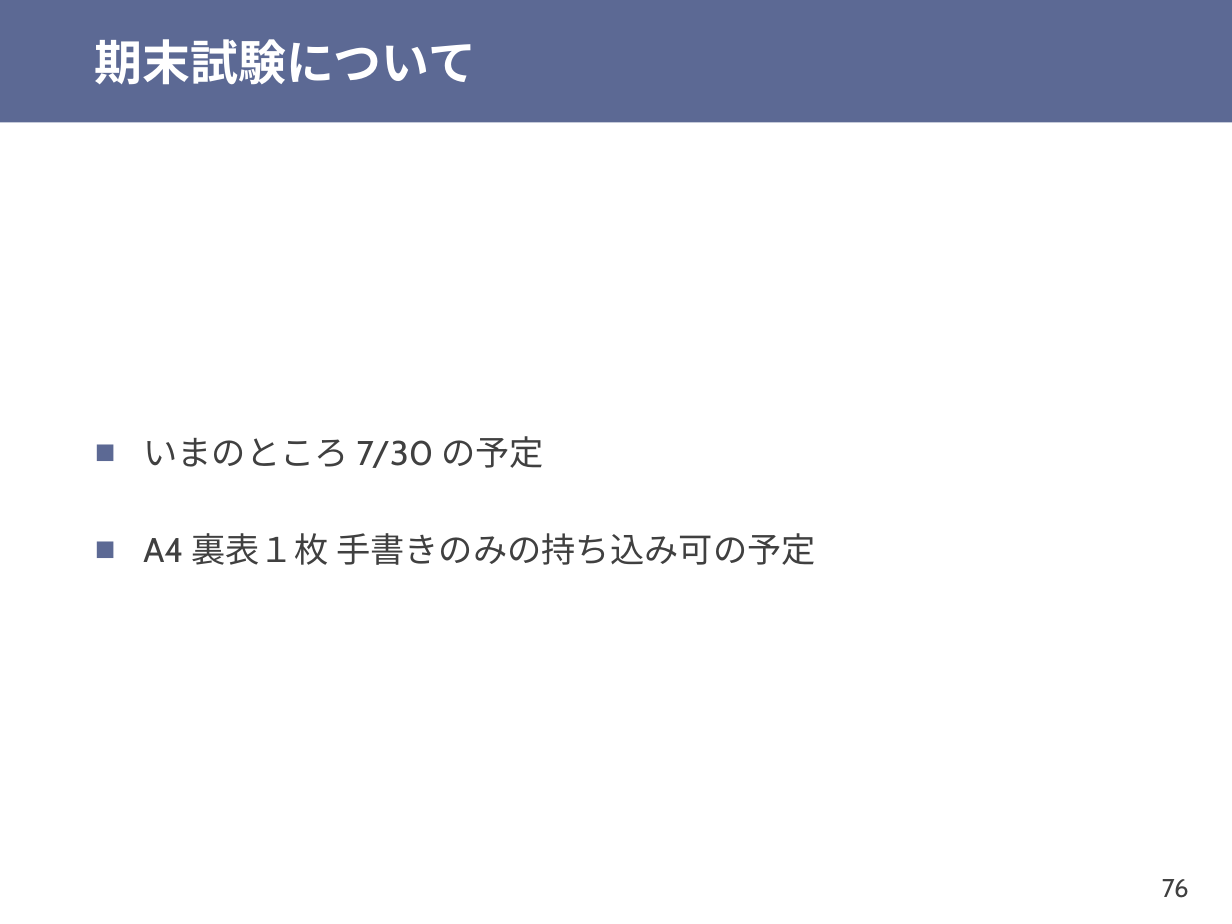
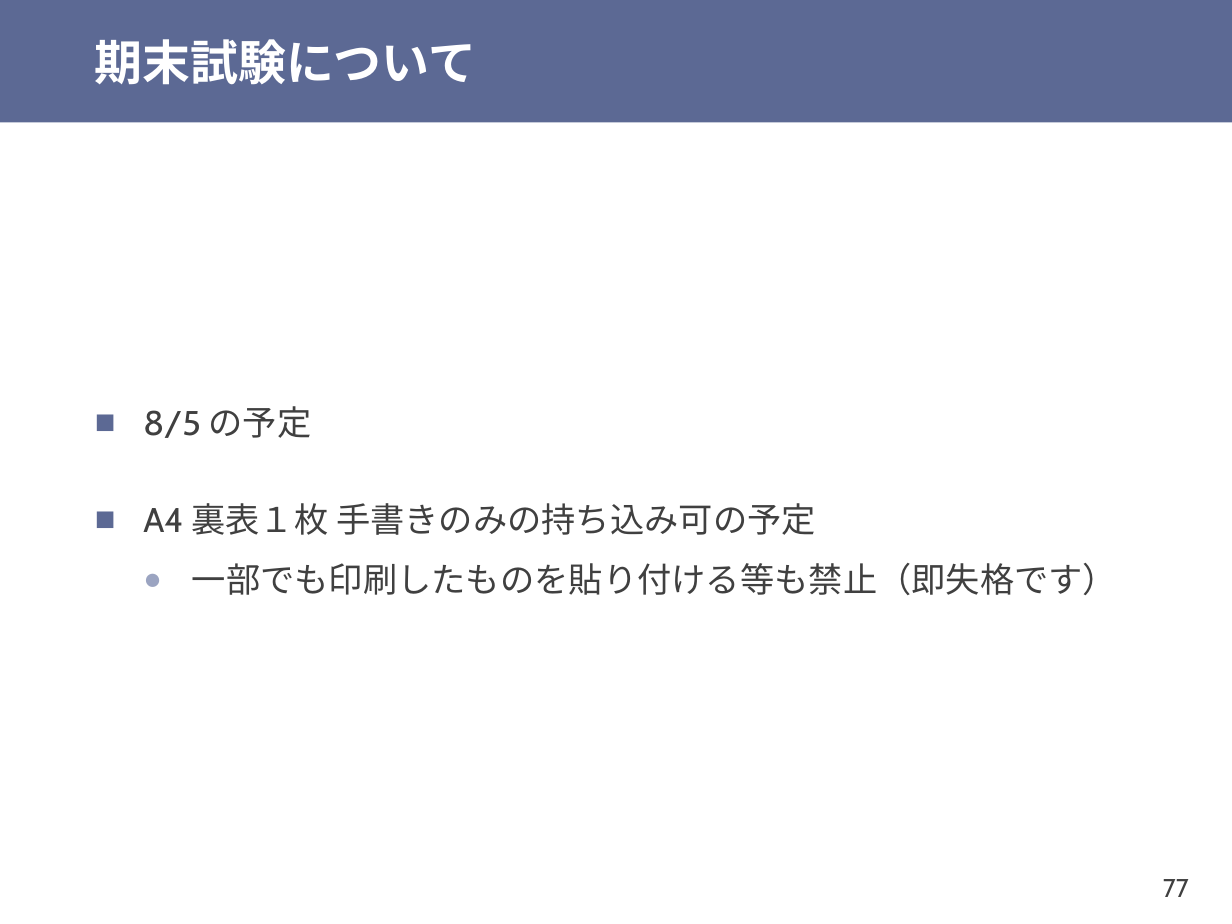
Before and after one commit to shioyadan/otya-computer-architecture-i, a slide deck: slide 77 of cai-shioya-09.pptx (slide 76 before the commit). Drawn at 1232x924 pixels with LibreOffice and Linux fonts; fonts in the diff are those of the drawing. Boxes give left, top, right and bottom in pixels: in the first picture for what was removed or moved away, otherwise in the second. Text is boxed around its words. In the diff, an @@ line names an element or a change of style, - is before the commit and + after.

```diff
--- a/cai-shioya-09.pptx
+++ b/cai-shioya-09.pptx
@@ text at bbox=[143, 406, 312, 438]: text changed @@
-■ いまのところ 7/30 の予定
+■ 8/5 の予定
@@ text at bbox=[192, 563, 1117, 595]: paragraph added @@
+  ● 一部でも印刷したものを貼り付ける等も禁止（即失格です）
@@ page number at bbox=[1163, 879, 1189, 897]: text changed @@
-76
+77
```
Also in this commit, not shown: 14 other slides changed, 13 slides added, 4 slides removed, 1 other file.
